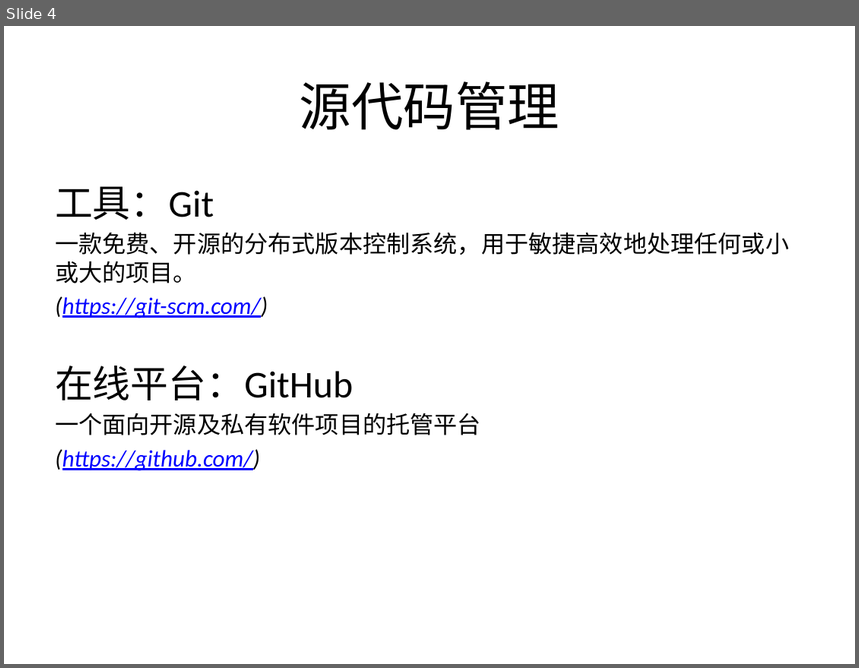
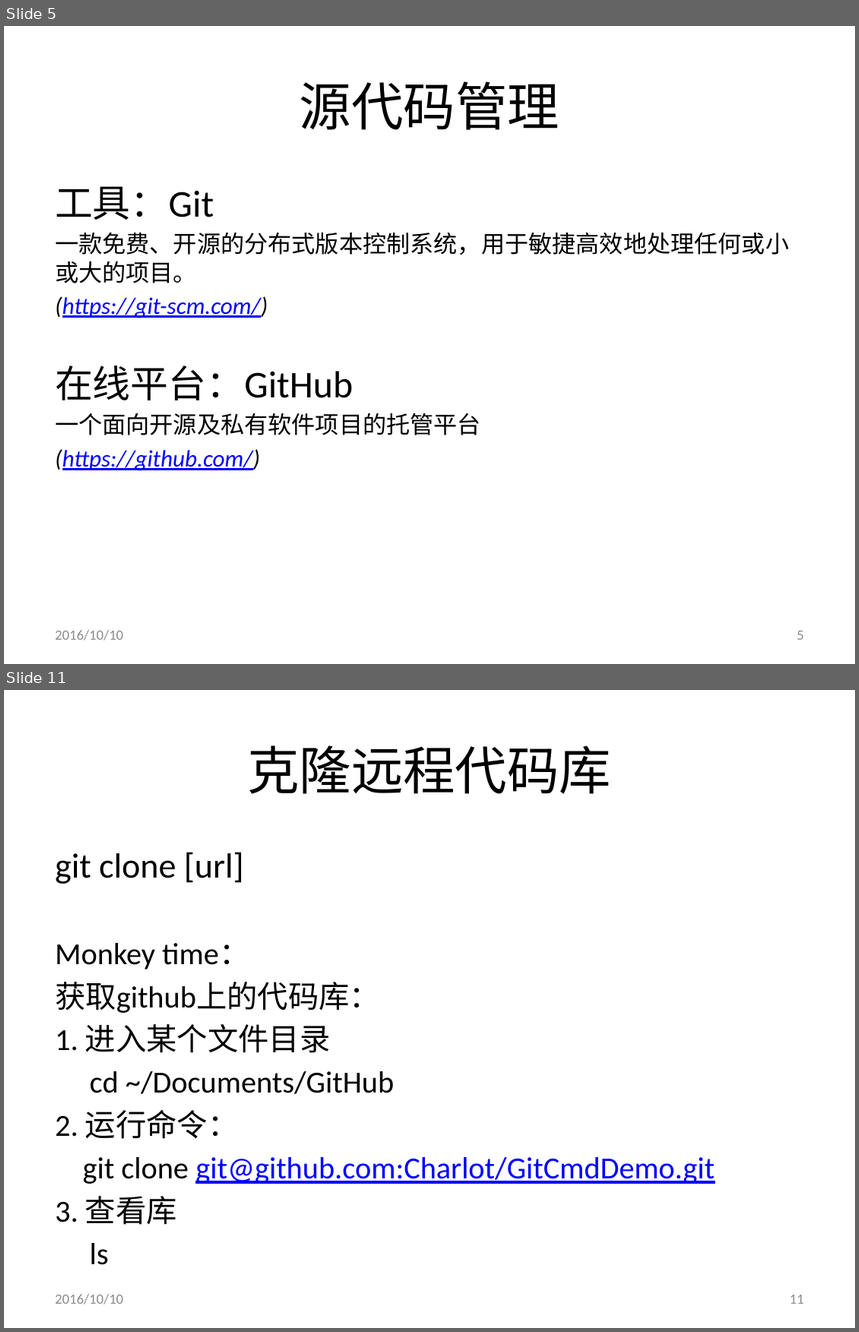
Before and after one commit to shentianyi/CompanyCource, a slide deck: CodeMonkey/cs01-1 开发工具及基本流程/开发工具及基本流程.pptx. Shown one above the other, each under a label of ours: slide 4 before the commit, slides 5 and 11 after it; the slides between them are not shown. The pictures are 859x668 and 859x1332 pixels, drawn with LibreOffice and Linux fonts; fonts in the diff are those of the drawing. Boxes give left, top, right and bottom in pixels: in the first picture for what was removed or moved away, otherwise in the second. Text is boxed around its words. In the diff, an @@ line names an element or a change of style, - is before the commit and + after.

```diff
--- a/CodeMonkey/cs01-1 开发工具及基本流程/开发工具及基本流程.pptx
+++ b/CodeMonkey/cs01-1 开发工具及基本流程/开发工具及基本流程.pptx
@@ slide 11 added at [4, 690, 855, 1328], background #FFFFFF @@
@@ title added at [247, 745, 611, 794], 44 pt, text #000000 @@
+克隆远程代码库
@@ text added at [55, 852, 715, 1265], 25.9 pt, text #000000 @@
+git clone [url]
+Monkey time：
+获取github上的代码库：
+1. 进入某个文件目录
+cd ~/Documents/GitHub
+2. 运行命令：
+git clone git@github.com:Charlot/GitCmdDemo.git
+3. 查看库
+ls
@@ text added at [55, 1294, 123, 1305], 12 pt, text #8C8C8C @@
+2016/10/10
@@ page number added at [790, 1295, 804, 1304], 12 pt, text #8C8C8C @@
+11
@@ what was slide 4 is now slide 5 @@
@@ slide 5 changed as well @@
@@ text added at [55, 630, 123, 641], 12 pt, text #8C8C8C @@
+2016/10/10
@@ page number added at [797, 631, 804, 640], 12 pt, text #8C8C8C @@
+5
```
Also in this commit, not shown: 4 other slides changed, 23 other slides added, 1 slide removed, 1 other file.
